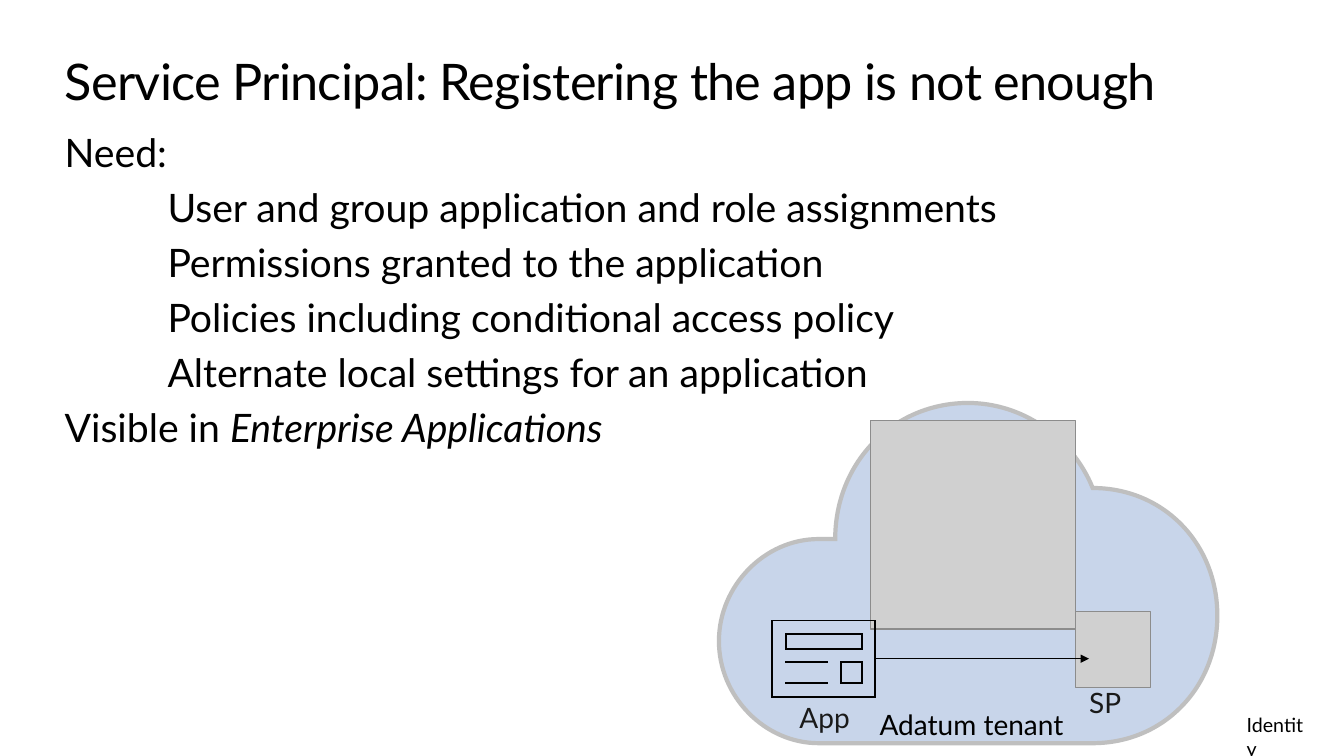
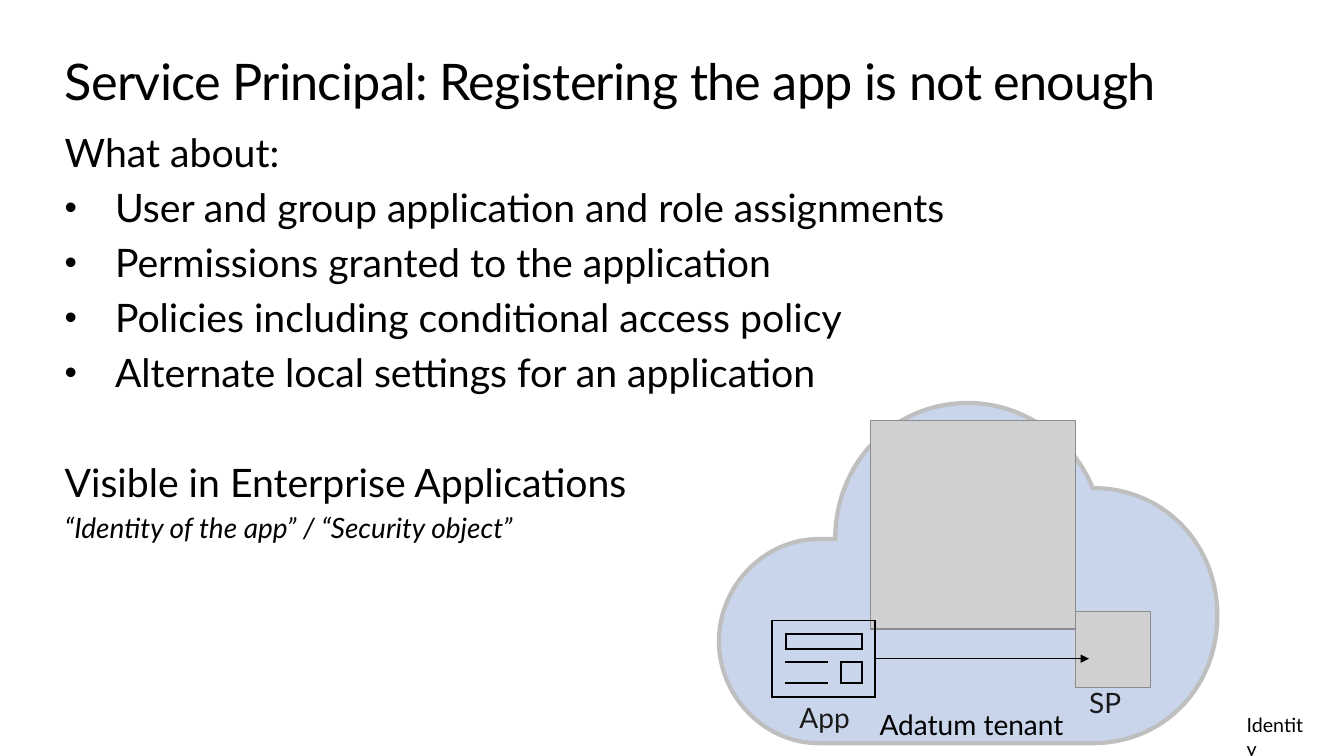
Before and after one commit to kylemar/LOB-Apps-for-IT-Pros, a slide deck: slide 22 of LOB apps for ITPros.pptx (slide 21 before the commit). Drawn at 1344x756 pixels with LibreOffice and Linux fonts; fonts in the diff are those of the drawing; grey boxes stand for pictures; background and template pictures are left out. Boxes give left, top, right and bottom in pixels: in the first picture for what was removed or moved away, otherwise in the second. Text is boxed around its words. In the diff, an @@ line names an element or a change of style, - is before the commit and + after.

```diff
--- a/LOB apps for ITPros.pptx
+++ b/LOB apps for ITPros.pptx
@@ text at [65,138,279,168]: text changed @@
-Need:
+What about:
@@ text at [65,193,944,504]: italic off in "Enterprise Applications"; bullet none to • @@
@@ text at [65,516,512,543]: paragraph added @@
+“Identity of the app” / “Security object”
```
Also in this commit, not shown: 22 other slides changed, 20 slides added, 2 slides removed, 1 other file.
